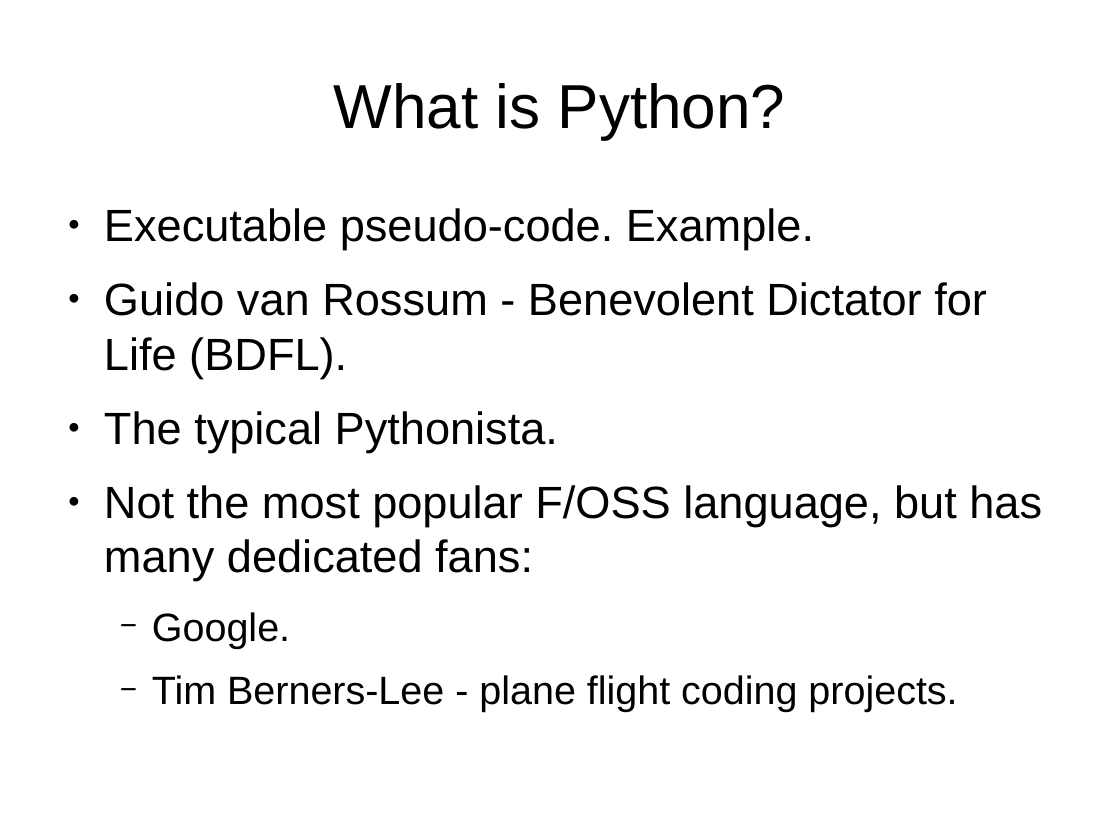
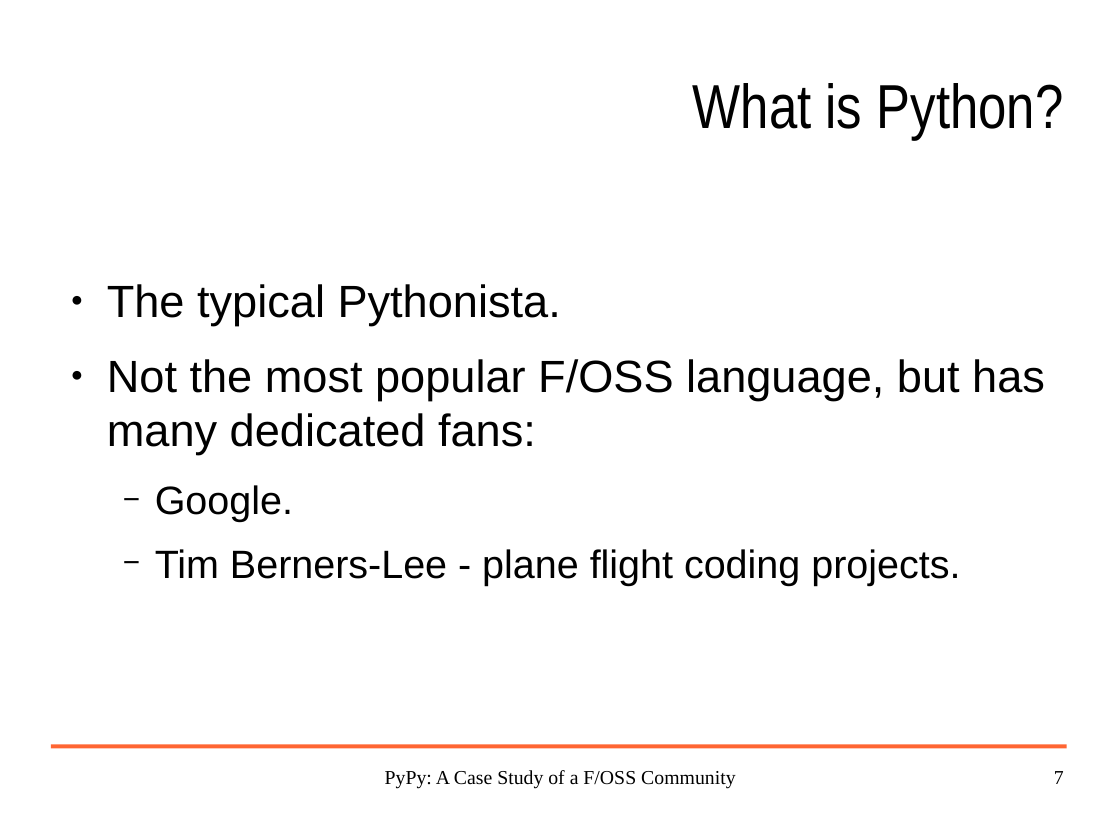
Before and after one commit to wdv4758h/pypy-extradoc, a slide deck: slide 7 of talk/pypy_euworkshop_2005-12-08/pypy-brussels-2005-12-08.odp (slide 5 before the commit). Drawn at 1120x840 pixels with LibreOffice and Linux fonts; fonts in the diff are those of the drawing; background and template pictures are left out. Boxes give left, top, right and bottom in pixels: in the first picture for what was removed or moved away, otherwise in the second. Text is boxed around its words. In the diff, an @@ line names an element or a change of style, - is before the commit and + after.

```diff
--- a/talk/pypy_euworkshop_2005-12-08/pypy-brussels-2005-12-08.odp
+++ b/talk/pypy_euworkshop_2005-12-08/pypy-brussels-2005-12-08.odp
@@ title "What is Python?": place and size @@
-title "What is Python?" at bbox=[334, 83, 786, 139]
+title "What is Python?" at bbox=[693, 83, 1064, 139]
@@ title "What is Python?" at bbox=[693, 83, 1064, 139]: font Arial to Arial Narrow; alignment centre to right @@
@@ text at bbox=[104, 208, 987, 378]: paragraphs removed @@
-● Executable pseudo-code. Example.
-● Guido van Rossum - Benevolent Dictator for Life (BDFL).
@@ text "The typical Pythonista.": place and size @@
-text "The typical Pythonista." at bbox=[104, 208, 1042, 712]
+text "The typical Pythonista." at bbox=[107, 284, 1045, 586]
@@ line added from (51, 747) to (1067, 747), #FF6633 2.89 pt @@
@@ text added at bbox=[385, 770, 736, 789], 14 pt, text #000000 @@
+PyPy: A Case Study of a F/OSS Community
@@ page number added at bbox=[1054, 771, 1064, 784], 14 pt, text #000000 @@
+7
```
Also in this commit, not shown: 23 other slides changed, 11 slides added, 4 slides removed, 1 other file.
